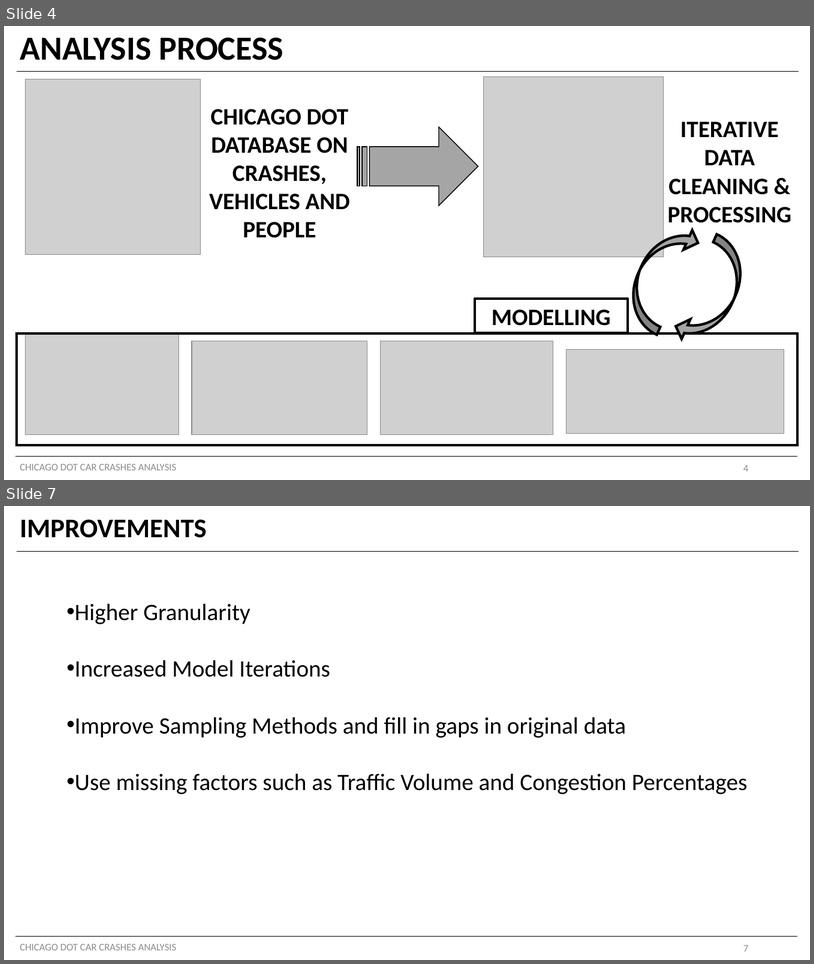
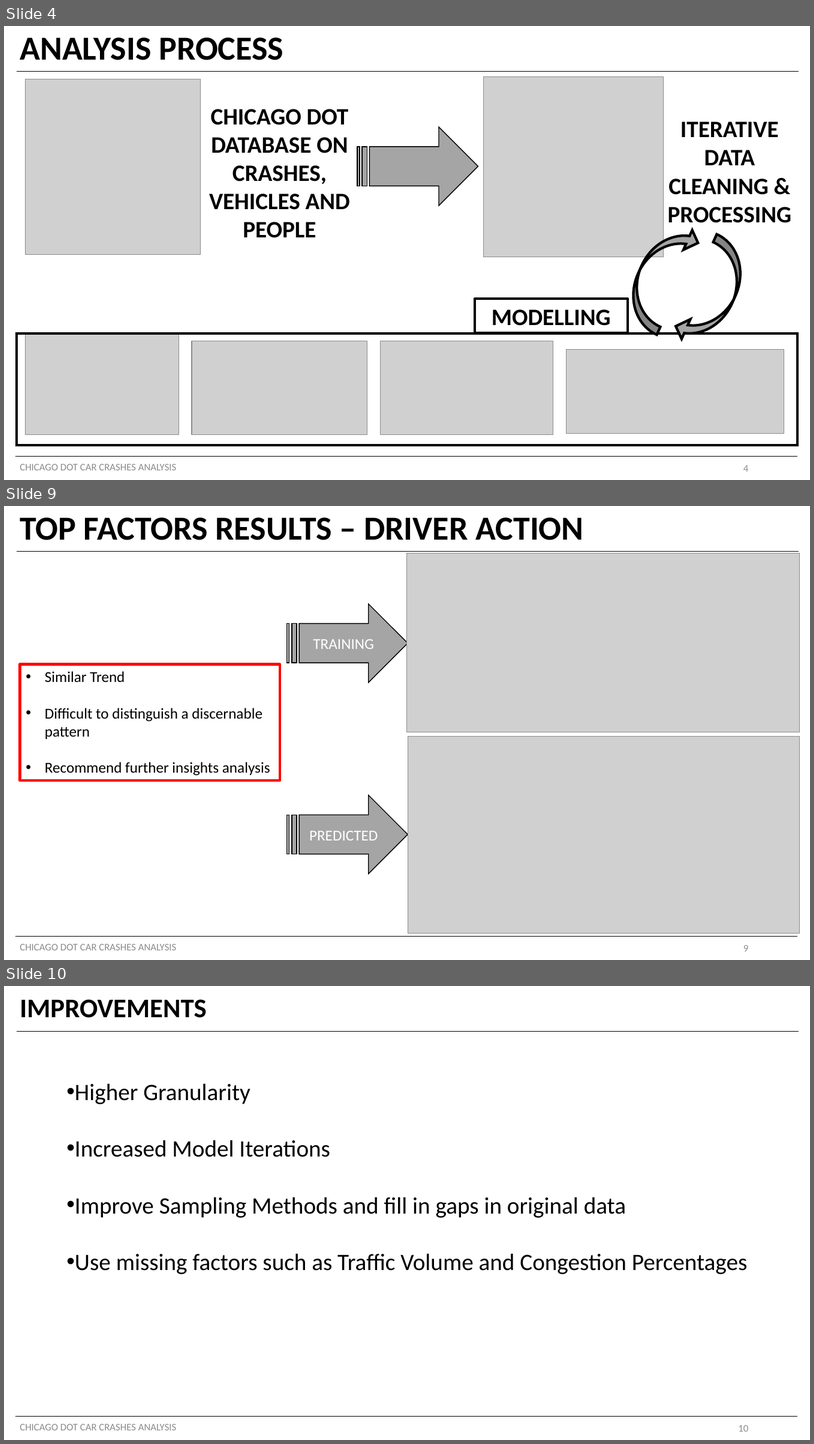
Before and after one commit to shayanabdulkarimkhan/chicago-car-crashes-analysis, a slide deck: Stakeholder Presentation.pptx. Shown one above the other, each under a label of ours: slides 4 and 7 before the commit, slides 4, 9 and 10 after it; the slides between them are not shown. The pictures are 814x964 and 814x1444 pixels, drawn with LibreOffice and Linux fonts; fonts in the diff are those of the drawing; grey boxes stand for pictures. Boxes give left, top, right and bottom in pixels: in the first picture for what was removed or moved away, otherwise in the second. Text is boxed around its words. In the diff, an @@ line names an element or a change of style, - is before the commit and + after.

```diff
--- a/Stakeholder Presentation.pptx
+++ b/Stakeholder Presentation.pptx
@@ slide 9 added at bbox=[4, 506, 810, 960], background #FFFFFF @@
@@ title added at bbox=[20, 517, 584, 540], 40 pt, text #000000, bold @@
+TOP FACTORS RESULTS – DRIVER ACTION
@@ line added from (17, 552) to (800, 552), #000000 0.5 pt @@
@@ picture added at bbox=[408, 553, 801, 732] @@
@@ striped right arrow added at bbox=[287, 604, 408, 682], fill #A5A5A5, outline #000000 1 pt, 18 pt, text #FFFFFF @@
+TRAINING
@@ rectangle added at bbox=[20, 664, 280, 780], outline #FF0000 3 pt, 18 pt, text #000000 @@
+• Similar Trend
+• Difficult to distinguish a discernable pattern
+• Recommend further insights analysis
@@ picture added at bbox=[408, 736, 800, 933] @@
@@ striped right arrow added at bbox=[287, 795, 408, 874], fill #A5A5A5, outline #000000 1 pt, 18 pt, text #FFFFFF @@
+PREDICTED
@@ line added from (15, 936) to (798, 936), #000000 0.5 pt @@
@@ text added at bbox=[20, 943, 177, 950], 12 pt, text #8C8C8C @@
+CHICAGO DOT CAR CRASHES ANALYSIS
@@ page number added at bbox=[744, 945, 749, 951], 12 pt, text #8C8C8C @@
+9
@@ what was slide 7 is now slide 10 @@
@@ page number at bbox=[738, 1425, 749, 1431]: text changed @@
-7
+10
```
Also in this commit, not shown: 4 slides changed, 2 other slides added, 22 other files.
